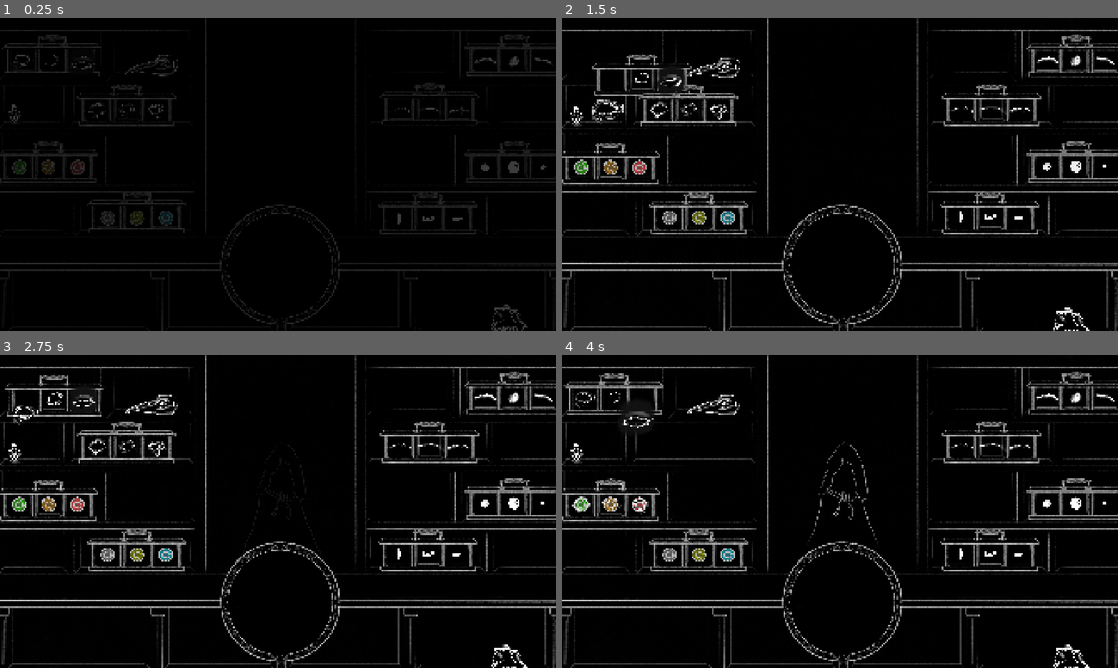
Above: before the commit, frames 1-4 (two rows, left to right).
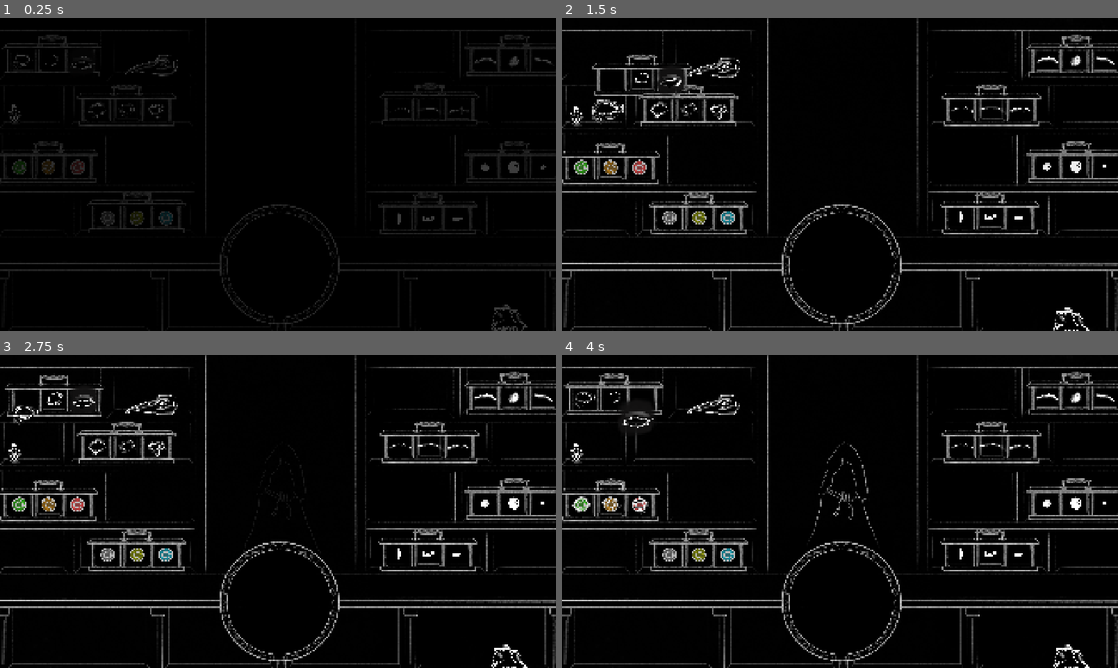
Above: after the commit, the same moments.

Repository: MarkusSecundus/Gamestudies-Experiment
Game: Godot game, scene res://scenes/MainScene.tscn
Same seed, same stepped clock (60 frames per second), same inputs: the game is played once before the commit and once after it. This scene is started directly instead of the project's main scene. Sound files missing from this copy of the repository are replaced by a short silence.
Inputs (mouse positions are in pixels of both pictures, inside the frame that each line leads up to):
- Up to frame 1 (0.25 s): no input
- Up to frame 2 (1.5 s): drag from (612, 36) to (689, 86) at 0.52 s; drag from (628, 89) to (578, 168) at 1.27 s
- Up to frame 3 (2.75 s): move the mouse to (61, 405) at 2.02 s; click (61, 405) at 2.17 s
- Up to frame 4 (4 s): drag from (645, 398) to (612, 480) at 2.77 s; drag from (689, 423) to (612, 480) at 3.52 s

The runs differ from the first frame. In frame 1, 0.4% of the frame differs, in the area x 39-62%, y 59-98%; in frame 2, 1.0%; in frame 3, 1.0%; in frame 4, 1.0%, in the area x 39-62%, y 59-99%.

Commit message:
add eye piedestal outlines

Diff:
--- a/scenes/MainScene.tscn
+++ b/scenes/MainScene.tscn
@@ -81,6 +81,8 @@
 [ext_resource type="Script" uid="uid://b6x07h8jlg25h" path="res://scripts/dialog_system/simple_actions/DialogActionTween.gd" id="55_pou4m"]
 [ext_resource type="Script" uid="uid://ubonts5hn7fi" path="res://scripts/dialog_custom_actions/DialogAction_Fader.gd" id="56_wu3oq"]
 [ext_resource type="Texture2D" uid="uid://cex4atcdcr2di" path="res://art/customers/customer1.png" id="58_ep2w0"]
+[ext_resource type="Texture2D" uid="uid://iqq46r448l2i" path="res://art/shop/eye_piedestal-handles.png" id="62_tuspm"]
+[ext_resource type="Texture2D" uid="uid://bledvs74mxd4q" path="res://art/shop/eye_piedestal-handles-ouline.png" id="63_hr6p2"]
 
 [sub_resource type="CircleShape2D" id="CircleShape2D_doyhq"]
 radius = 41.0
@@ -135,8 +137,8 @@
 [sub_resource type="GradientTexture1D" id="GradientTexture1D_x1s54"]
 gradient = SubResource("Gradient_ep2w0")
 
-[sub_resource type="CircleShape2D" id="CircleShape2D_7yh6i"]
-radius = 220.0091
+[sub_resource type="RectangleShape2D" id="RectangleShape2D_hr6p2"]
+size = Vector2(44, 122)
 
 [sub_resource type="Theme" id="Theme_i7ifx"]
 default_font = ExtResource("28_qavw1")
@@ -1227,14 +1229,35 @@
 [node name="Holder" type="Area2D" parent="EyePiedestal"]
 visible = false
 
+[node name="Handles" type="Sprite2D" parent="EyePiedestal/Holder"]
+position = Vector2(-13.765808, -26.658997)
+scale = Vector2(0.4010122, 0.40101218)
+texture = ExtResource("62_tuspm")
+region_enabled = true
+region_rect = Rect2(1299.8398, 969.89624, 1253.5095, 1069.0906)
+
 [node name="CollisionShape2D" type="CollisionShape2D" parent="EyePiedestal/Holder"]
-shape = SubResource("CircleShape2D_7yh6i")
+position = Vector2(218, -2)
+shape = SubResource("RectangleShape2D_hr6p2")
+
+[node name="CollisionShape2D2" type="CollisionShape2D" parent="EyePiedestal/Holder"]
+position = Vector2(-221, -2)
+shape = SubResource("RectangleShape2D_hr6p2")
+
+[node name="Outline" type="Sprite2D" parent="EyePiedestal"]
+visible = false
+position = Vector2(-13.765808, -26.658997)
+scale = Vector2(0.40101224, 0.40101218)
+texture = ExtResource("63_hr6p2")
+region_enabled = true
+region_rect = Rect2(1299.8398, 969.89624, 1253.5095, 1069.0906)
 
 [node name="Sprite" type="Sprite2D" parent="EyePiedestal"]
+position = Vector2(-4.9999995, -14)
 scale = Vector2(0.40101224, 0.40101218)
 texture = ExtResource("38_oiest")
 region_enabled = true
-region_rect = Rect2(1376.6321, 969.89624, 1085.3711, 1069.0906)
+region_rect = Rect2(1376.6321, 969.89624, 1143.165, 1158.0645)
 
 [node name="Anchors" type="Node2D" parent="EyePiedestal"]
 
--- a/scripts/dialog_custom_actions/DialogAction_Fader.gd
+++ b/scripts/dialog_custom_actions/DialogAction_Fader.gd
@@ -1,4 +1,6 @@
 extends IDialogAction
+
+@export var target : CanvasItem
 
 @export var start_alpha : float
 @export var end_alpha : float
@@ -8,7 +10,7 @@
 
 func do_perform(ctx: DialogContext, on_finished: Callable)->void:
 	var tw := create_tween()
-	var fader : CanvasItem = FaderSingleton.INSTANCE
+	var fader : CanvasItem = target if target else FaderSingleton.INSTANCE
 	fader.visible = true
 	var final_color = fader.modulate
 	final_color.a = end_alpha
Binary file added: art/shop/eye_piedestal-handles-ouline.png
Not shown, added: art/shop/eye_piedestal-handles-ouline.png.import
Binary file added: art/shop/eye_piedestal-handles.png
Not shown, added: art/shop/eye_piedestal-handles.png.import
Binary file changed: art/shop/eye_piedestal.png
Not shown: 1 places in scenes/MainScene.tscn that only renumber resources
